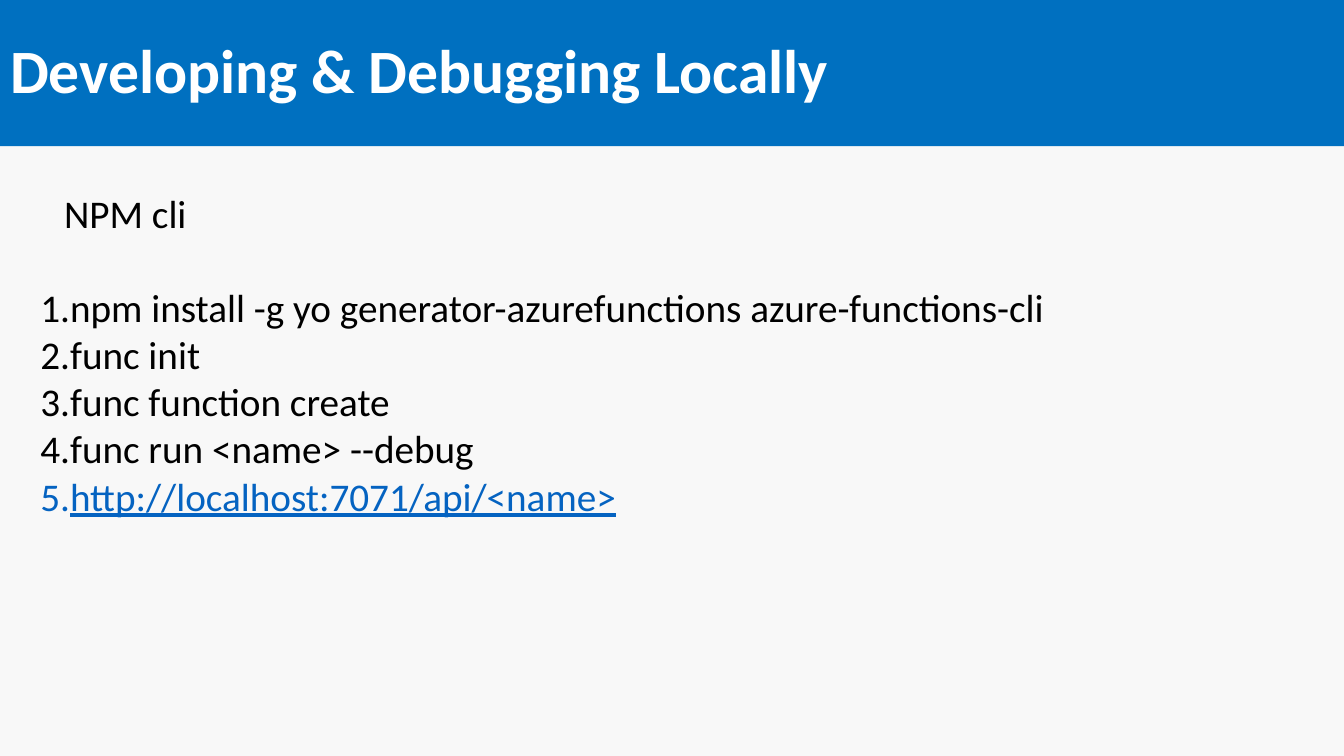
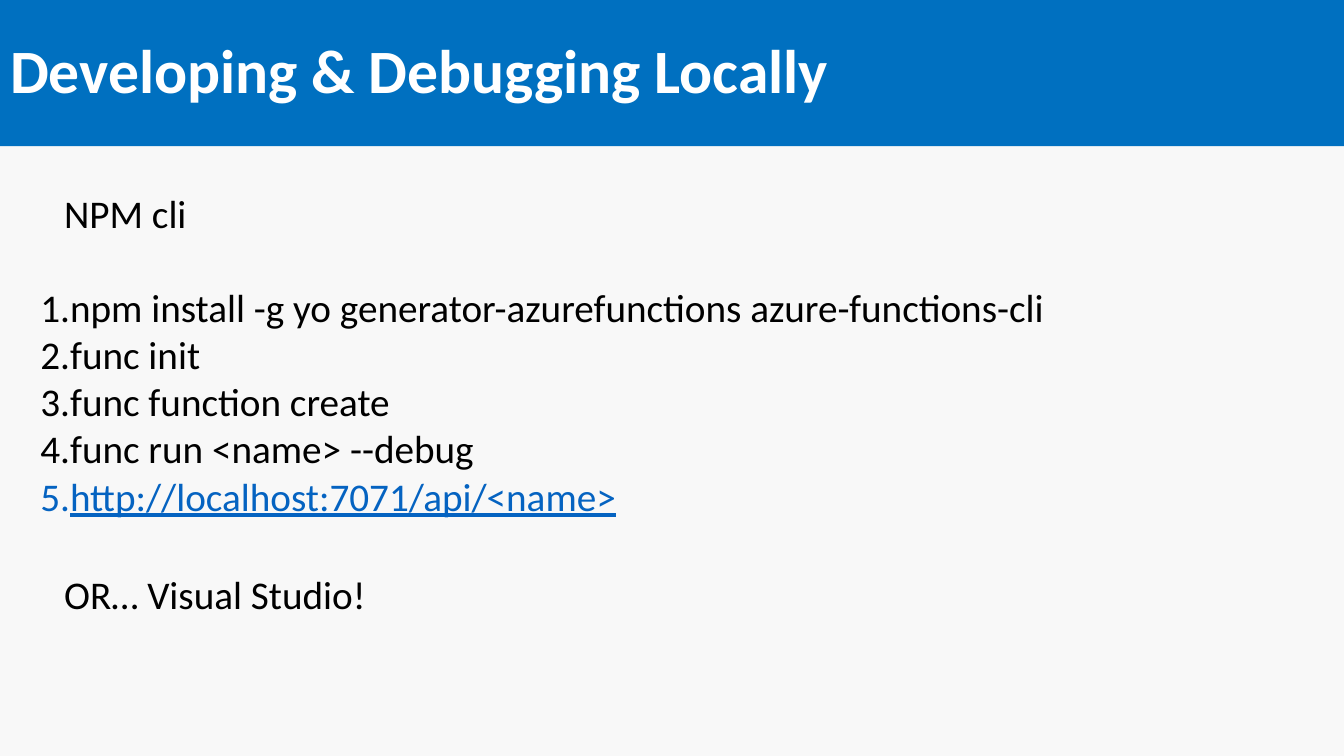
Before and after one commit to SeanFeldman/AzureFunctions-DotNet-YYC, a slide deck: slide 16 of AzureFunctions.pptx. Drawn at 1344x756 pixels with LibreOffice and Linux fonts; fonts in the diff are those of the drawing. Boxes give left, top, right and bottom in pixels: in the first picture for what was removed or moved away, otherwise in the second. Text is boxed around its words. In the diff, an @@ line names an element or a change of style, - is before the commit and + after.

```diff
--- a/AzureFunctions.pptx
+++ b/AzureFunctions.pptx
@@ text added at box(64, 581, 366, 610), 28 pt, text #000000 @@
+OR… Visual Studio!
```
Also in this commit, not shown: 1 other slide changed.
